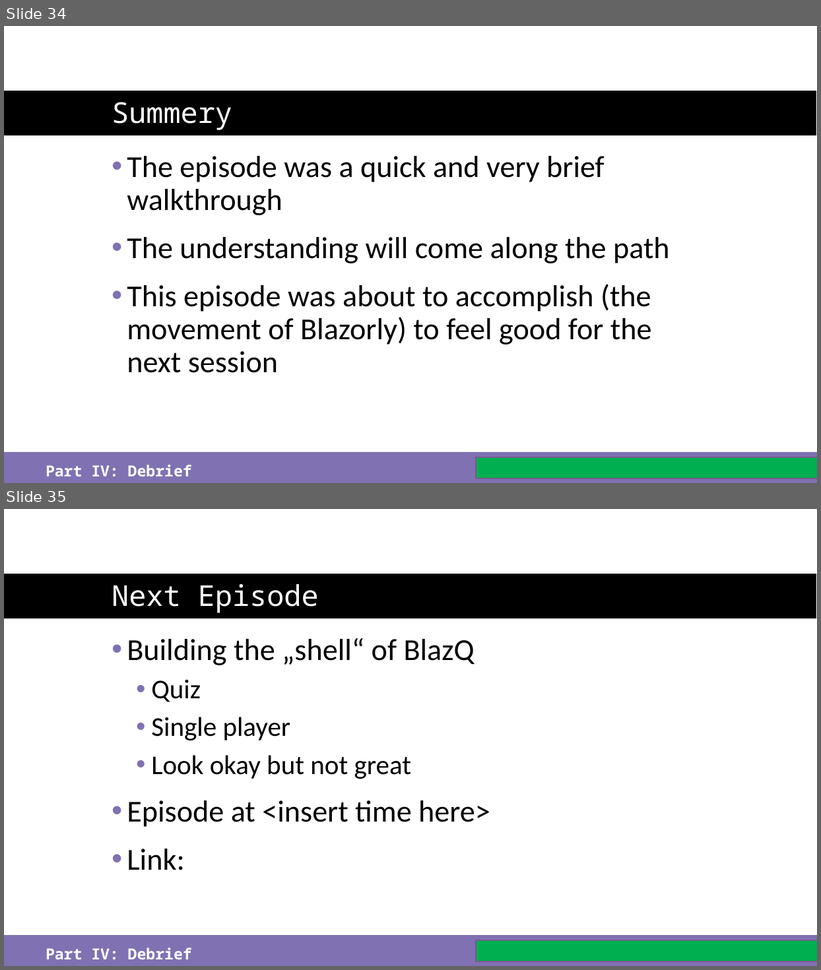
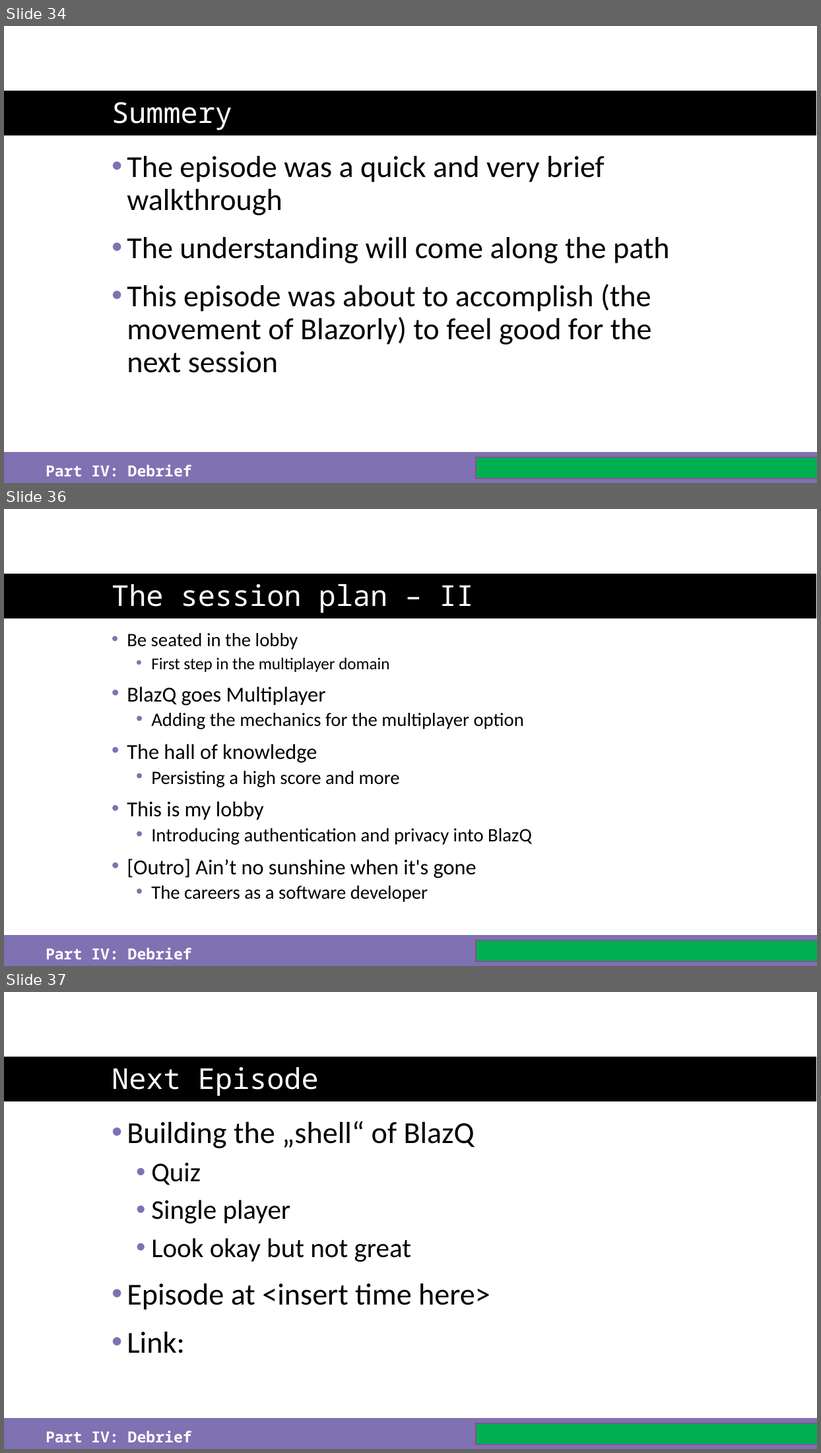
Before and after one commit to just-the-benno/BlazQ, a slide deck: episode1/media/slides-episode-1.pptx. Shown one above the other, each under a label of ours: slides 34 and 35 before the commit, slides 34, 36 and 37 after it; the slides between them are not shown. The pictures are 821x970 and 821x1453 pixels, drawn with LibreOffice and Linux fonts; fonts in the diff are those of the drawing; background and template pictures are left out. Boxes give left, top, right and bottom in pixels: in the first picture for what was removed or moved away, otherwise in the second. Text is boxed around its words. In the diff, an @@ line names an element or a change of style, - is before the commit and + after.

```diff
--- a/episode1/media/slides-episode-1.pptx
+++ b/episode1/media/slides-episode-1.pptx
@@ slide 36 added at (x1=4, y1=509, x2=817, y2=966), background #FFFFFF; not listed: 2 template elements that a slide beside it also shows @@
@@ title added at (x1=112, y1=584, x2=474, y2=613), 34 pt, text #FFFFFF @@
+The session plan – II
@@ text added at (x1=127, y1=633, x2=532, y2=902), 22.4 pt, text #000000 @@
+• Be seated in the lobby
+  • First step in the multiplayer domain
+• BlazQ goes Multiplayer
+  • Adding the mechanics for the multiplayer option
+• The hall of knowledge
+  • Persisting a high score and more
+• This is my lobby
+  • Introducing authentication and privacy into BlazQ
+• [Outro] Ain’t no sunshine when it's gone
+  • The careers as a software developer
@@ rectangle added at (x1=477, y1=941, x2=817, y2=961), fill #FFFFFF, outline #8C4B97 3 pt @@
@@ rectangle added at (x1=477, y1=941, x2=817, y2=961), fill #00B050 @@
@@ text added at (x1=46, y1=948, x2=192, y2=960), 18 pt, text #FFFFFF, bold @@
+Part IV: Debrief
@@ what was slide 35 is now slide 37 @@
```
Also in this commit, not shown: 1 slide changed, 1 other slide added.
